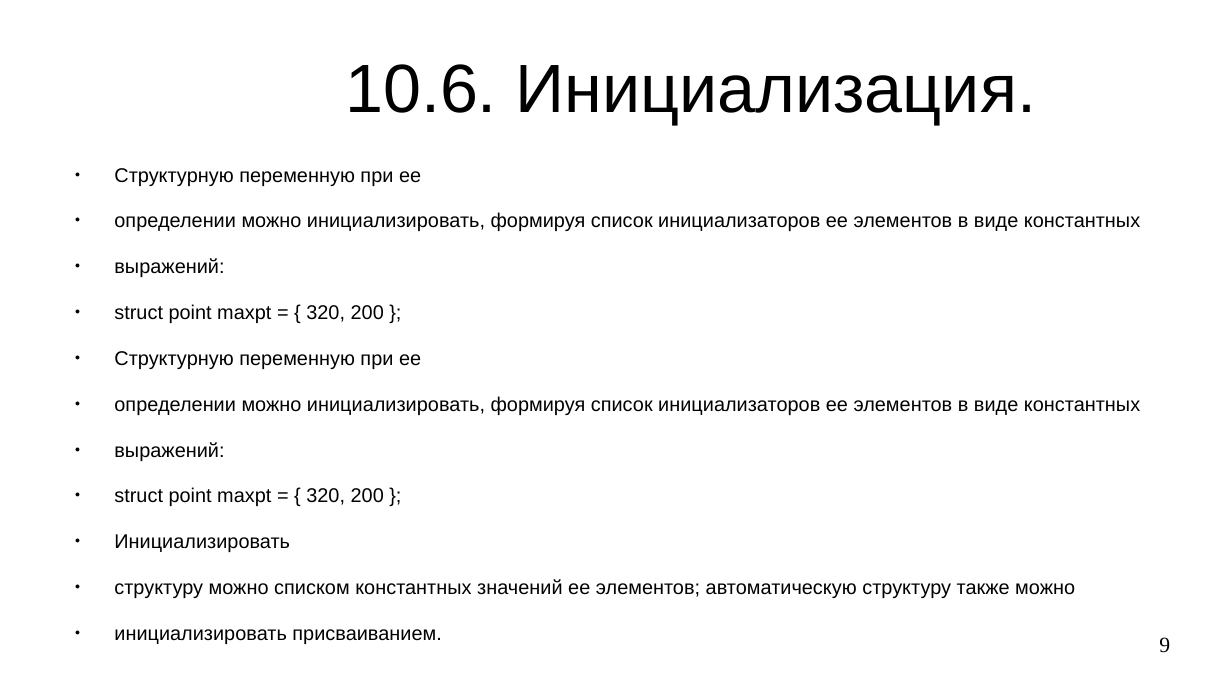
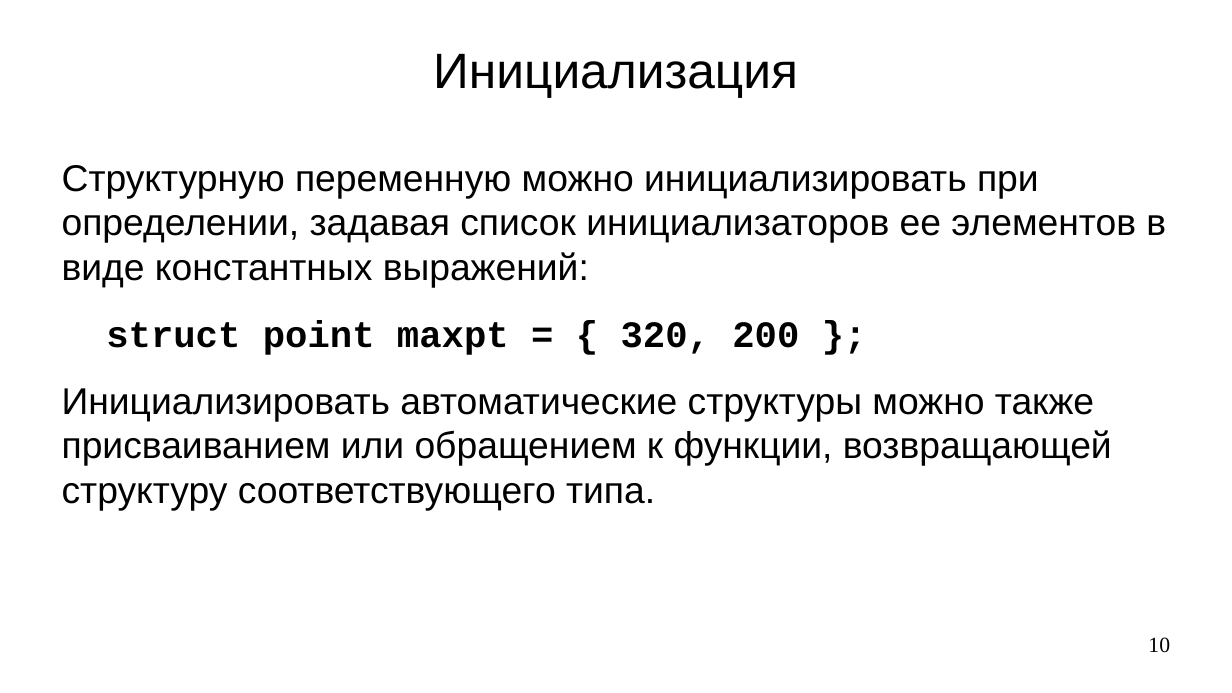
Before and after one commit to steelcraft/stud-lab, a slide deck: slide 10 of Лекции/CBCP01#L7.odp (slide 9 before the commit). Drawn at 1232x693 pixels with LibreOffice and Linux fonts; fonts in the diff are those of the drawing. Boxes give left, top, right and bottom in pixels: in the first picture for what was removed or moved away, otherwise in the second. Text is boxed around its words. In the diff, an @@ line names an element or a change of style, - is before the commit and + after.

Commit message:
Добавлены слайды 7-10

```diff
--- a/Лекции/CBCP01#L7.odp
+++ b/Лекции/CBCP01#L7.odp
@@ title at bbox=[433, 53, 798, 98]: text changed; size 44 to 32 pt @@
-10.6. Инициализация.
+Инициализация
@@ text "Структурную переменную можно инициализировать при ...": place and size @@
-text "Структурную переменную можно инициализировать при ..." at bbox=[114, 168, 1140, 644]
+text "Структурную переменную можно инициализировать при ..." at bbox=[62, 165, 1166, 511]
@@ text at bbox=[62, 165, 1166, 288]: text changed; size 12.8 to 24 pt @@
-● Структурную переменную при ее
-● определении можно инициализировать, формируя список инициализаторов ее элементов в виде константных
-● выражений:
+Структурную переменную можно инициализировать при определении, задавая список инициализаторов ее элементов в виде константных выражений:
@@ text at bbox=[106, 320, 799, 355]: size 12.8 to 24 pt, font Arial to Courier New, bold on in "struct point maxpt = { 320, 200 ..."; bullet ● to none @@
@@ text at bbox=[62, 388, 1112, 511]: text changed; size 12.8 to 24 pt @@
-● Структурную переменную при ее
-● определении можно инициализировать, формируя список инициализаторов ее элементов в виде константных
-● выражений:
-● struct point maxpt = { 320, 200 };
-● Инициализировать
-● структуру можно списком константных значений ее элементов; автоматическую структуру также можно
-● инициализировать присваиванием.
+Инициализировать автоматические структуры можно также присваиванием или обращением к функции, возвращающей структуру соответствующего типа.
@@ page number at bbox=[1148, 637, 1170, 653]: text changed @@
-9
+10
```
Also in this commit, not shown: 2 slides added, 1 slide removed.
